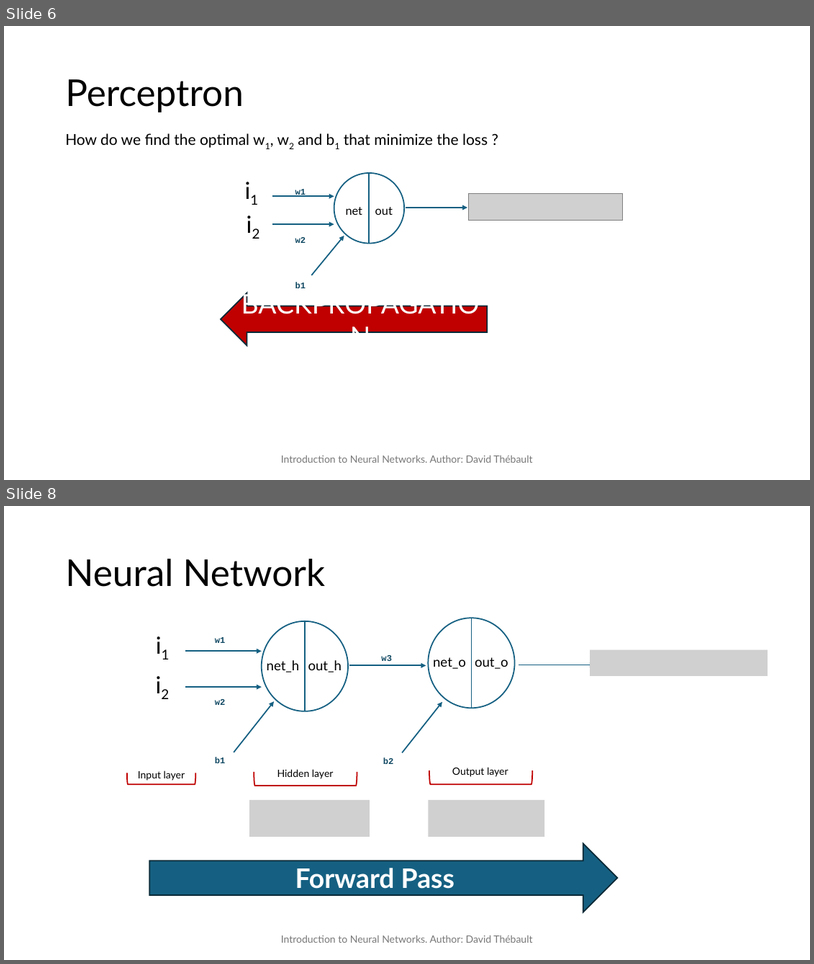
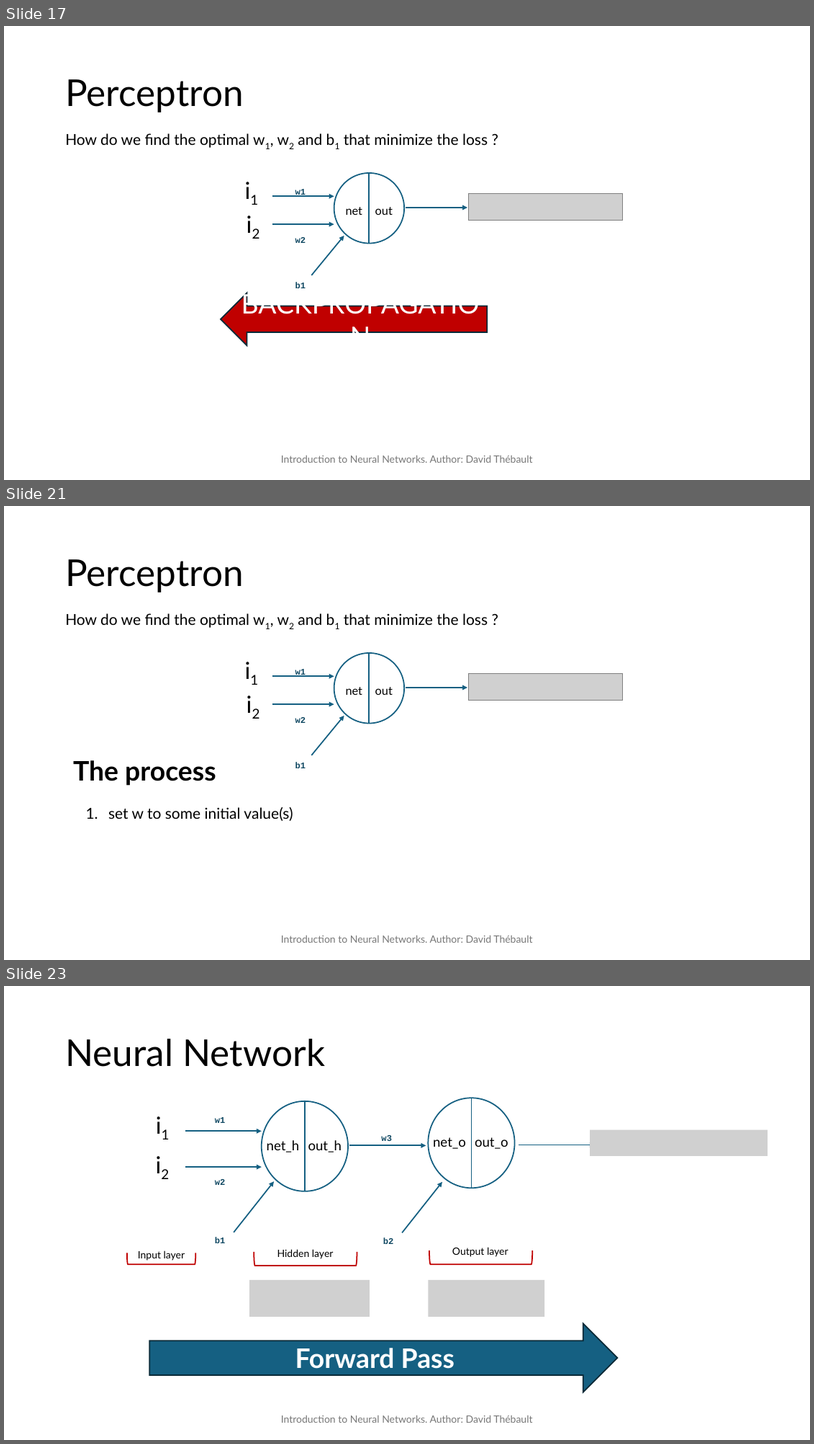
Before and after one commit to David-Tbo/NN, a slide deck: PPT/Intro_NN.pptx. Shown one above the other, each under a label of ours: slides 6 and 8 before the commit, slides 17, 21 and 23 after it; the slides between them are not shown. The pictures are 814x964 and 814x1444 pixels, drawn with LibreOffice and Linux fonts; fonts in the diff are those of the drawing; grey boxes stand for pictures. Boxes give left, top, right and bottom in pixels: in the first picture for what was removed or moved away, otherwise in the second. Text is boxed around its words. In the diff, an @@ line names an element or a change of style, - is before the commit and + after.

```diff
--- a/PPT/Intro_NN.pptx
+++ b/PPT/Intro_NN.pptx
@@ slide 21 added at (4, 506, 810, 960), background #FFFFFF @@
@@ title added at (65, 559, 244, 592), 44 pt, text #000000 @@
+Perceptron
@@ text added at (65, 613, 488, 628), 18 pt, text #000000 @@
+How do we find the optimal w1, w2 and b1 that minimize the loss ?
@@ text added at (232, 652, 272, 687), 28 pt, text #000000 @@
+i1
@@ ellipse added at (334, 653, 404, 723), fill #FFFFFF, outline #156082 1.5 pt @@
@@ line added from (369, 653) to (369, 723), #156082 1.5 pt @@
@@ arrow added from (273, 676) to (334, 676), #156082 1.5 pt @@
@@ text added at (296, 669, 306, 677), 18 pt, text #104862, bold @@
+w1
@@ picture added at (469, 674, 623, 700) @@
@@ text added at (233, 687, 273, 721), 28 pt, text #000000 @@
+i2
@@ text added at (346, 687, 363, 695), 14 pt, text #000000 @@
+net
@@ text added at (376, 687, 393, 695), 14 pt, text #000000 @@
+out
@@ arrow added from (406, 687) to (468, 687), #156082 1.5 pt @@
@@ arrow added from (273, 705) to (334, 705), #156082 1.5 pt @@
@@ text added at (296, 717, 306, 723), 18 pt, text #104862, bold @@
+w2
@@ arrow added from (312, 755) to (345, 716), #156082 1.5 pt @@
@@ text added at (73, 760, 216, 785), 32 pt, text #000000, bold @@
+The process
@@ text added at (296, 762, 306, 768), 18 pt, text #104862, bold @@
+b1
@@ text added at (108, 807, 293, 821), 18 pt, text #000000 @@
+1. set w to some initial value(s)
@@ text added at (281, 934, 532, 942), 12 pt, text #797979 @@
+Introduction to Neural Networks. Author: David Thébault
@@ what was slide 6 is now slide 17 @@
@@ what was slide 8 is now slide 23 @@
```
Also in this commit, not shown: 5 slides changed, 17 other slides added.
